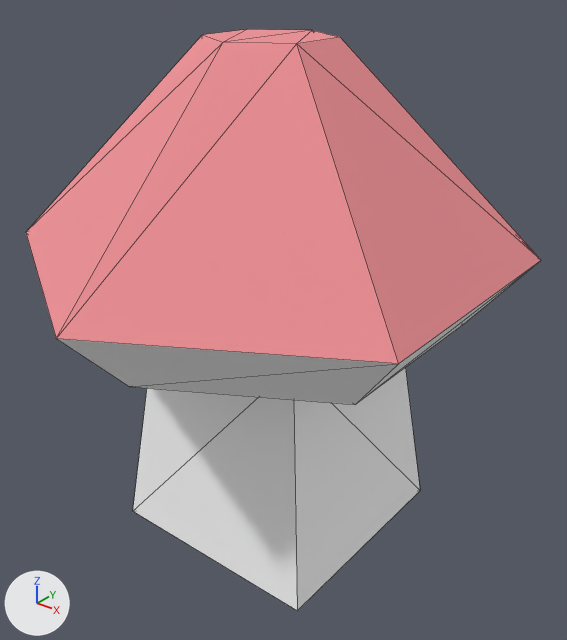
The glTF model assets/nature_kit/mushroom_red.glb: old version first, new version second.
One viewpoint serves both versions: a 50 mm camera at (0.183, -0.225, 0.183) aimed at (0.006, -0.004, 0.046). The axes (+X, +Y, +Z) are drawn at lower left. The lights are the same throughout. The first picture is the older version. Mesh edges are drawn as thin lines. Where no turn or scale is listed for an object, it has been applied to the vertices.

The older version as bpy lines, for what is in view:
```python
mat_colorred = principled_material('colorRed')
mat_colorred.base_color = (0.878, 0.29, 0.314)  # pink #f19398
mat_colorred.metallic = 0.05
mat_colorred.roughness = 0.85
mat_defaultmat = principled_material('_defaultMat')
mat_defaultmat.base_color = (1.0, 1.0, 1.0)  # white #ffffff
mat_defaultmat.metallic = 0.05
mat_defaultmat.roughness = 0.85
me_mesh_mushroom_red = bpy.data.meshes.new('Mesh mushroom_red')
me_mesh_mushroom_red.from_pydata(...)  # 26 vertices, 48 faces; spans x -0.086..0.088, y -0.105..0.095, z 0.0..0.203
# faces by material slot: [32, 16]
me_mesh_mushroom_red.materials.append(mat_defaultmat)  # white #ffffff
me_mesh_mushroom_red.materials.append(mat_colorred)  # pink #f19398
ob_mushroom_red = bpy.data.objects.new('mushroom_red', me_mesh_mushroom_red)
ob_mushroom_red.location = (0.0, 0.0, -0.05)
```
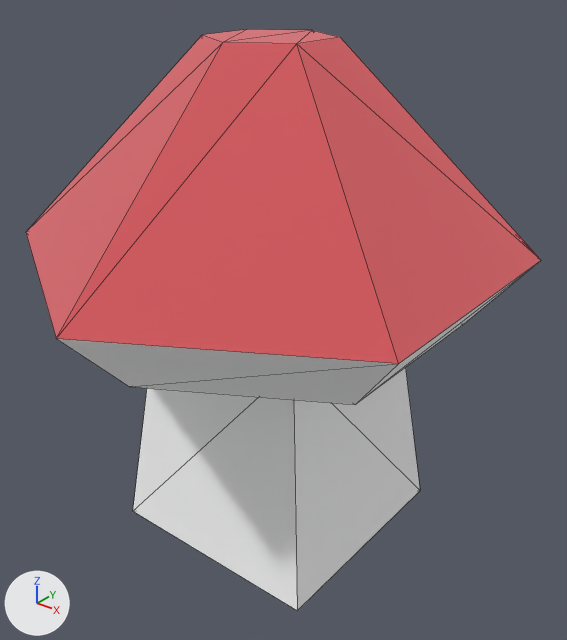
Boxes [x1, y1, x2, y2] around the edits, measured in the pictures (567 x 640 px):
```json
{"object": "mushroom_red", "change": "surface changed", "before": [26, 29, 541, 366], "after": [26, 29, 541, 366], "on screen": "darker"}
```

Scene script edits in JSON lines:
```json
{"op": "set", "path": "mat_defaultmat.metallic", "old": "0.05", "new": "1.0"}
{"op": "set", "path": "mat_colorred.metallic", "old": "0.05", "new": "1.0"}
{"op": "set", "path": "mat_colorred.roughness", "old": "0.85", "new": "1.0"}
{"op": "remove", "block": "ob_tmpparent", "code": ["ob_tmpparent = bpy.data.objects.new('tmpParent', None)", "ob_tmpparent.location = (0.0, 0.0, 0.0)"]}
```
